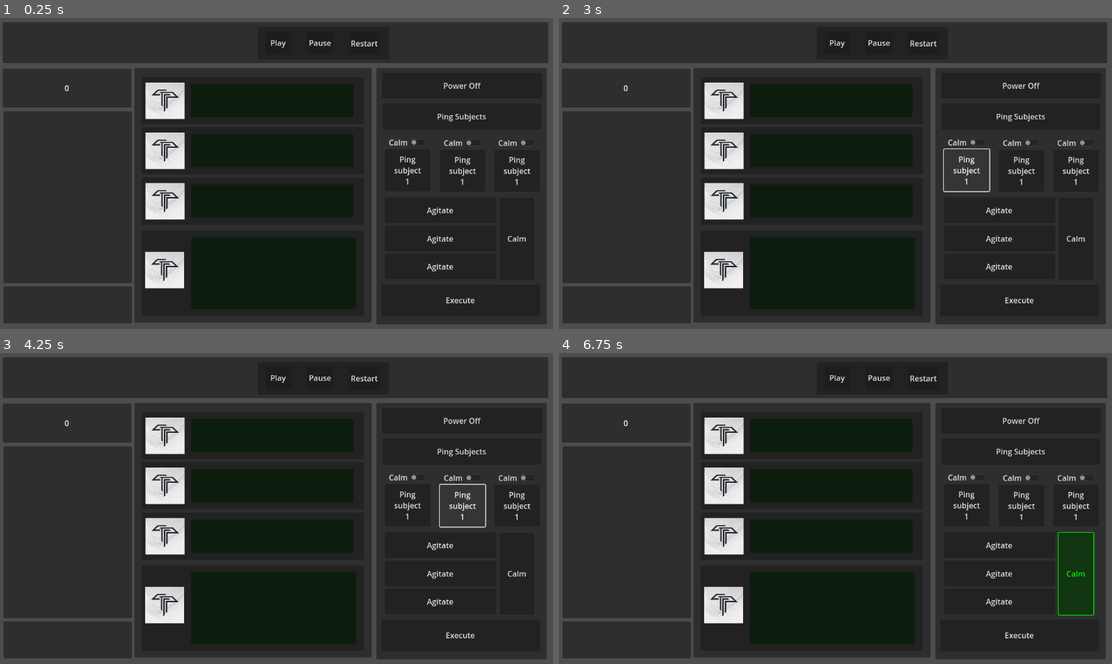
Above: before the commit, frames 1-4 (two rows, left to right).
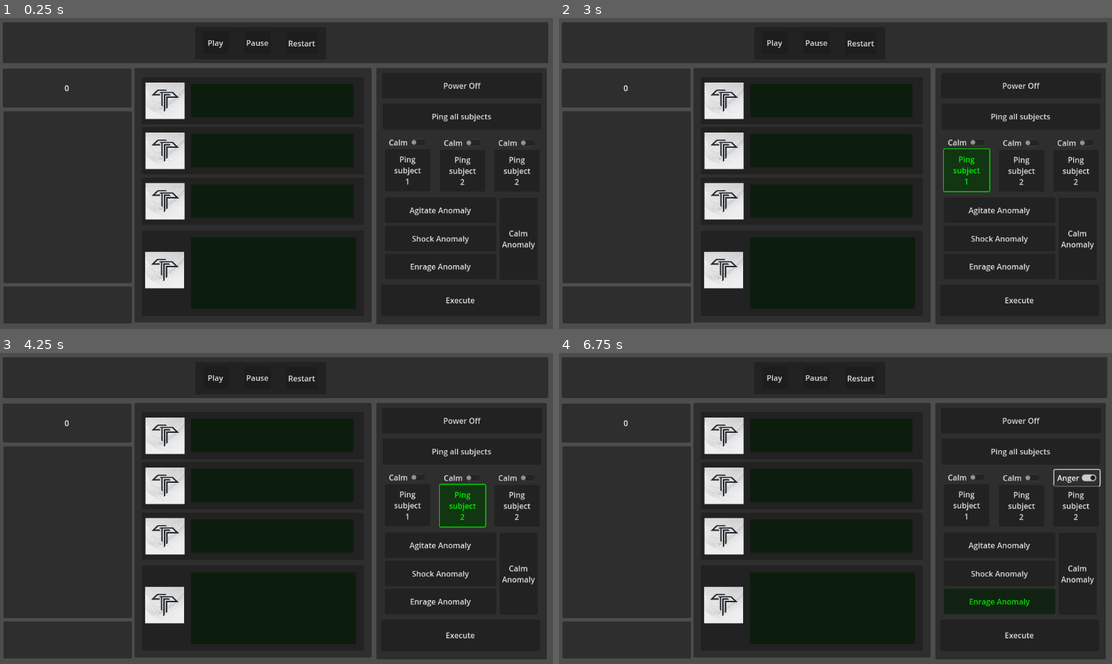
Above: after the commit, the same moments.

Repository: andrewpressman/MonsterManagement
Game: Godot game, scene res://Game Screen.tscn
Same seed, same stepped clock (60 frames per second), same inputs: the game is played once before the commit and once after it. Sound files missing from this copy of the repository are replaced by a short silence.
Inputs (mouse positions are in pixels of both pictures, inside the frame that each line leads up to):
- Up to frame 1 (0.25 s): no input
- Up to frame 2 (3 s): click "Ping Subjects" (after the commit: "Ping all subjects") at 0.5 s; click "Calm" at 1.25 s; click "Anger" at 2 s; click "Ping subject 1" at 2.75 s
- Up to frame 3 (4.25 s): click (464, 505) at 3.5 s, where only the run after the commit has a clickable "Ping subject 2"
- Up to frame 4 (6.75 s): click "Agitate" (after the commit: "Agitate Anomaly") at 4.25 s; click "Agitate" (after the commit: "Shock Anomaly") at 5 s; click "Agitate" (after the commit: "Enrage Anomaly") at 5.75 s; click "Calm" at 6.5 s

The runs differ from the first frame. In frame 1, 0.9% of the frame differs, in the area x 37-97%, y 7-82%; in frame 2, 2.1%; in frame 3, 2.1%; in frame 4, 1.3%.

Commit message:
Fixed issues with character agitators, begun work on level select screen

Diff:
--- a/Actions.gd
+++ b/Actions.gd
@@ -35,12 +35,12 @@
 	PowerOnButton = $Environment/Power/PowerOn
 	PowerOffButton = $Environment/Power/PowerOff
 
-	Char1Trigger = $Char1Ping/PingType
-	Char1Type = $Char1Ping/PingTrigger
-	#Char2Trigger = $Char2Ping/PingType
-	#Char2Type = $Char2Ping/PingTrigger
-	#Char3Trigger = $Char3Ping/PingType
-	#Char3Type = $Char3Ping/PingTrigger
+	Char1Trigger = $Environment/Char1Ping/PingTrigger
+	Char1Type = $Environment/Char1Ping/PingType
+	Char2Trigger = $Environment/Char2Ping/PingTrigger
+	Char2Type = $Environment/Char2Ping/PingType
+	Char3Trigger = $Environment/Char3Ping/PingTrigger
+	Char3Type = $Environment/Char3Ping/PingType
 
 	GameController = get_parent()
 	# Initially, no button is selected
@@ -58,7 +58,7 @@
 	if clear:
 		selectedButton = null
 
-	for button in [Agitate1Button, Agitate2Button, Agitate3Button, CalmButton, PowerOnButton, PowerOffButton]:
+	for button in [Agitate1Button, Agitate2Button, Agitate3Button, CalmButton, PowerOnButton, PowerOffButton, Char1Trigger, Char2Trigger, Char3Trigger]:
 		if button != selectedButton:
 			button.modulate = Color(1, 1, 1)  # Reset color
 
@@ -79,6 +79,15 @@
 
 func _on_Calm_pressed():
 	update_button_selection(CalmButton)
+
+func _on_Char1Trigger_pressed():
+	update_button_selection(Char1Trigger)
+
+func _on_Char2Trigger_pressed():
+	update_button_selection(Char2Trigger)
+
+func _on_Char3Trigger_pressed():
+	update_button_selection(Char3Trigger)
 
 # Callback when the "Execute" button is pressed
 func _on_execute_button_pressed():
@@ -108,11 +117,30 @@
 		GameController.UpdateStatus(1,1,1,0)
 		togglePower()
 
+	#Triggers for specific character agitation: increase for true, decrease for false
+	if selectedButton == Char1Trigger:
+		if $Environment/Char1Ping.CheckType():
+			GameController.UpdateStatus(1,0,0,0)
+		else:
+			GameController.UpdateStatus(-1,0,0,0)
+
+	if selectedButton == Char2Trigger:
+		if $Environment/Char2Ping.CheckType():
+			GameController.UpdateStatus(0,1,0,0)
+		else:
+			GameController.UpdateStatus(0,-1,0,0)
+
+	if selectedButton == Char3Trigger:
+		if $Environment/Char3Ping.CheckType():
+			GameController.UpdateStatus(0,0,1,0)
+		else:
+			GameController.UpdateStatus(0,0,-1,0)
+
 	if CheckPower:
 		#if power is off, increment all characters by 1 extra
-		GameController.UpdateStatus(1,1,1,0)
+		GameController.UpdateStatus(-1,-1,-1,0)
 	else:
-		GameController.UpdateStatus(-1,-1,-1,1)
+		GameController.UpdateStatus(1,1,1,1)
 
 	# Reset the button selection
 	unselectButtions(true)
--- a/CharacterPing.gd
+++ b/CharacterPing.gd
@@ -2,7 +2,6 @@
 
 var PingType : CheckButton
 var PingTrigger : Button
-
 
 func _ready():
 	PingTrigger = $PingTrigger
@@ -10,9 +9,15 @@
 
 	# Connect the CheckButton's "toggled" signal to the "_on_check_button_toggled" method
 
-func _on_check_button_toggled(button_pressed):
+func _on_check_button_toggled(_button_pressed):
 	# Check if the CheckButton is checked
 	if PingType.is_pressed():
 		PingType.text = "Anger"
 	else:
 		PingType.text = "Calm"
+
+func CheckType():
+	if PingType.is_pressed():
+		return true
+	else:
+		return false
--- a/Game Screen.tscn
+++ b/Game Screen.tscn
@@ -41,7 +41,7 @@
 offset_top = 178.0
 offset_right = 1123.0
 offset_bottom = 232.0
-text = "Ping Subjects"
+text = "Ping all subjects"
 
 [node name="Power" type="Node" parent="Actions/Environment"]
 
@@ -95,7 +95,7 @@
 offset_bottom = 361.0
 text = "Ping
 subject
-1"
+2"
 
 [node name="Char3Ping" type="Node" parent="Actions/Environment"]
 script = ExtResource("5_1bmgd")
@@ -114,7 +114,7 @@
 offset_bottom = 361.0
 text = "Ping
 subject
-1"
+2"
 
 [node name="Monster" type="Node" parent="Actions"]
 
@@ -123,28 +123,29 @@
 offset_top = 373.0
 offset_right = 1030.0
 offset_bottom = 426.0
-text = "Agitate"
+text = "Agitate Anomaly"
 
 [node name="Agitate2" type="Button" parent="Actions/Monster"]
 offset_left = 799.0
 offset_top = 432.0
 offset_right = 1030.0
 offset_bottom = 485.0
-text = "Agitate"
+text = "Shock Anomaly"
 
 [node name="Agitate3" type="Button" parent="Actions/Monster"]
 offset_left = 799.0
 offset_top = 490.0
 offset_right = 1030.0
 offset_bottom = 543.0
-text = "Agitate"
+text = "Enrage Anomaly"
 
 [node name="Calm" type="Button" parent="Actions/Monster"]
 offset_left = 1037.0
 offset_top = 374.0
-offset_right = 1109.0
+offset_right = 1116.0
 offset_bottom = 544.0
-text = "Calm"
+text = "Calm
+Anomaly"
 
 [node name="Execute" type="Button" parent="Actions"]
 layout_mode = 0
@@ -156,9 +157,9 @@
 text = "Execute"
 
 [node name="Audio Controller" type="Panel" parent="."]
-offset_left = 535.0
+offset_left = 405.0
 offset_top = 19.0
-offset_right = 807.0
+offset_right = 677.0
 offset_bottom = 86.0
 script = ExtResource("1_jtjcn")
 
@@ -351,8 +352,11 @@
 [connection signal="pressed" from="Actions/Environment/Power/PowerOn" to="Actions" method="_on_PowerOn_pressed"]
 [connection signal="pressed" from="Actions/Environment/Power/PowerOff" to="Actions" method="_on_PowerOff_pressed"]
 [connection signal="toggled" from="Actions/Environment/Char1Ping/PingType" to="Actions/Environment/Char1Ping" method="_on_check_button_toggled"]
+[connection signal="pressed" from="Actions/Environment/Char1Ping/PingTrigger" to="Actions" method="_on_Char1Trigger_pressed"]
 [connection signal="toggled" from="Actions/Environment/Char2Ping/PingType" to="Actions/Environment/Char2Ping" method="_on_check_button_toggled"]
+[connection signal="pressed" from="Actions/Environment/Char2Ping/PingTrigger" to="Actions" method="_on_Char2Trigger_pressed"]
 [connection signal="toggled" from="Actions/Environment/Char3Ping/PingType" to="Actions/Environment/Char3Ping" method="_on_check_button_toggled"]
+[connection signal="pressed" from="Actions/Environment/Char3Ping/PingTrigger" to="Actions" method="_on_Char3Trigger_pressed"]
 [connection signal="pressed" from="Actions/Monster/Agitate1" to="Actions" method="_on_Agitate1_pressed"]
 [connection signal="pressed" from="Actions/Monster/Agitate2" to="Actions" method="_on_Agitate2_pressed"]
 [connection signal="pressed" from="Actions/Monster/Agitate3" to="Actions" method="_on_Agitate3_pressed"]
--- a/GameController.gd
+++ b/GameController.gd
@@ -90,15 +90,15 @@
 	clamp_values()
 
 	#debug
-	print("Character 1 value:", Character1)
+	#print("Character 1 value:", Character1)
 	#print("Character 1 change:", char1)
-	print("Character 2 value:", Character2)
+	#print("Character 2 value:", Character2)
 	#print("Character 2 change:", char2)
-	print("Character 3 value:", Character3)
+	#print("Character 3 value:", Character3)
 	#print("Character 3 change:", char3)
-	print("Monster value:", Monster)
+	#print("Monster value:", Monster)
 	#print("Monster change:", monster)
-	print("")
+	print("Update ran")
 
 	character1_node.update_panel_color(Character1)
 	character2_node.update_panel_color(Character2)
--- /dev/null
+++ b/Level Select/Level Select Screen.tscn
@@ -0,0 +1,32 @@
+[gd_scene format=3 uid="uid://dst8wwsxp2d0w"]
+
+[node name="Node2D" type="Node2D"]
+
+[node name="Case options" type="Panel" parent="."]
+offset_left = 142.0
+offset_top = 117.0
+offset_right = 972.0
+offset_bottom = 516.0
+
+[node name="Budget" type="Panel" parent="."]
+offset_left = 17.0
+offset_top = 12.0
+offset_right = 186.0
+offset_bottom = 90.0
+
+[node name="Label" type="Label" parent="Budget"]
+layout_mode = 0
+offset_left = 12.0
+offset_top = 15.0
+offset_right = 155.0
+offset_bottom = 59.0
+text = "Resource X"
+horizontal_alignment = 1
+vertical_alignment = 1
+
+[node name="Begin" type="Button" parent="."]
+offset_left = 977.0
+offset_top = 568.0
+offset_right = 1137.0
+offset_bottom = 632.0
+text = "Begin test"
